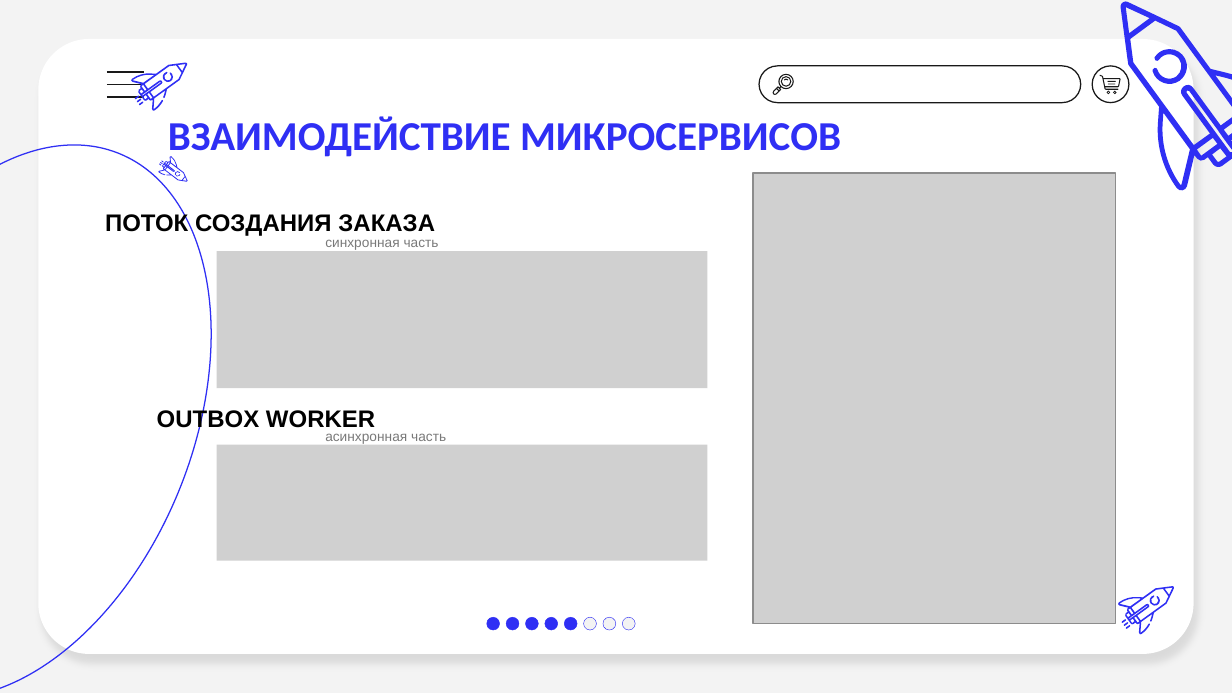
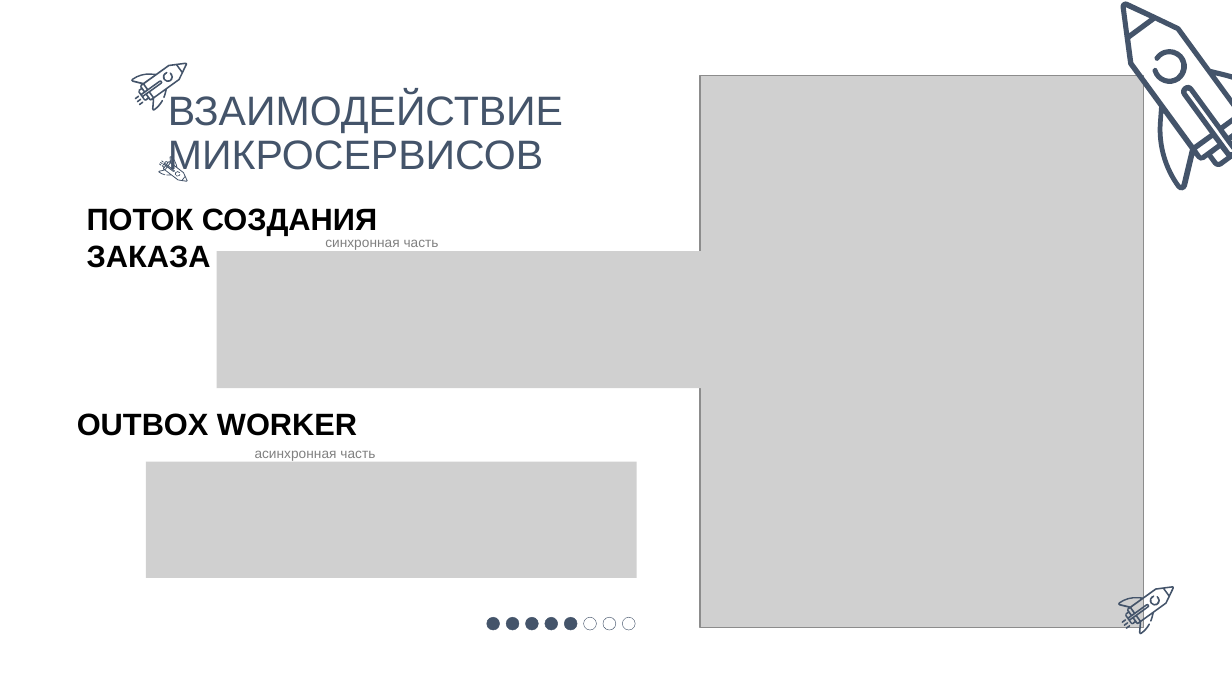
Before and after one commit to Kulikova-A18/Industrial_software_development_akulikova_final_project, a slide deck: slide 7 of Итоговая_работа_КуликоваАВ.pptx. Drawn at 1232x693 pixels with LibreOffice and Linux fonts; fonts in the diff are those of the drawing; grey boxes stand for pictures. Boxes give left, top, right and bottom in pixels: in the first picture for what was removed or moved away, otherwise in the second. Text is boxed around its words. In the diff, an @@ line names an element or a change of style, - is before the commit and + after.

```diff
--- a/Итоговая_работа_КуликоваАВ.pptx
+++ b/Итоговая_работа_КуликоваАВ.pptx
@@ background #F3F3F3 to #FFFFFF @@
@@ rounded rectangle removed at (x1=38, y1=39, x2=1194, y2=654) @@
@@ ellipse removed at (x1=0, y1=86, x2=287, y2=693) @@
@@ picture resized from (x1=753, y1=172, x2=1115, y2=623) to (x1=700, y1=75, x2=1143, y2=627) @@
@@ group removed at (x1=107, y1=65, x2=1130, y2=102): 8 freeform shapes, 3 lines, 1 rounded rectangle, 1 ellipse @@
@@ title "ВЗАИМОДЕЙСТВИЕ МИКРОСЕРВИСОВ" at (x1=168, y1=92, x2=563, y2=178): font Calibri to Arial, text colour #2F2FF4 to #44546A, bold off; line spacing 1 to 0.9 @@
@@ fill #2F2FF4 to #44546A in 17 elements at (x1=1121, y1=618, x2=1126, y2=623), (x1=1126, y1=624, x2=1130, y2=629), (x1=1123, y1=622, x2=1128, y2=626), (x1=1114, y1=578, x2=1174, y2=638), (x1=1148, y1=595, x2=1162, y2=607), (x1=1094, y1=0, x2=1232, y2=205), (x1=1151, y1=40, x2=1190, y2=89), (x1=134, y1=94, x2=139, y2=99), (x1=139, y1=101, x2=143, y2=105), (x1=136, y1=98, x2=141, y2=103), (x1=127, y1=54, x2=187, y2=115), (x1=161, y1=72, x2=176, y2=84), (x1=161, y1=160, x2=164, y2=163), (x1=159, y1=164, x2=162, y2=166), (x1=160, y1=162, x2=163, y2=165), (x1=157, y1=153, x2=187, y2=185), (x1=174, y1=170, x2=180, y2=178) @@
@@ text "ПОТОК СОЗДАНИЯ ЗАКАЗА" moved from (x1=105, y1=212, x2=435, y2=236) to (x1=87, y1=208, x2=377, y2=268) @@
@@ text "ПОТОК СОЗДАНИЯ ЗАКАЗА" at (x1=87, y1=208, x2=377, y2=268): size 14 to 18 pt @@
@@ text "синхронная часть" at (x1=325, y1=239, x2=439, y2=250): text colour #7A7A7A to #808080 @@
@@ text "OUTBOX WORKER" at (x1=77, y1=413, x2=357, y2=436): size 14 to 18 pt @@
@@ text "OUTBOX WORKER" moved from (x1=157, y1=407, x2=375, y2=432) to (x1=77, y1=413, x2=357, y2=436) @@
@@ text "асинхронная часть" at (x1=255, y1=450, x2=375, y2=461): text colour #7A7A7A to #808080 @@
@@ text "асинхронная часть" moved from (x1=325, y1=433, x2=446, y2=444) to (x1=255, y1=450, x2=375, y2=461) @@
@@ picture moved from (x1=217, y1=445, x2=707, y2=561) to (x1=145, y1=462, x2=636, y2=578) @@
@@ fill #2F2FF4 to #44546A; outline #2F2FF4 0.25 pt to #44546A 0.25 pt in 5 elements at (x1=506, y1=617, x2=519, y2=630), (x1=526, y1=617, x2=538, y2=630), (x1=545, y1=617, x2=557, y2=630), (x1=564, y1=617, x2=577, y2=630), (x1=487, y1=617, x2=499, y2=630) @@
@@ fill #F3F3F3 to #FFFFFF; outline #2F2FF4 0.25 pt to #44546A 0.25 pt in 3 elements at (x1=584, y1=617, x2=596, y2=630), (x1=602, y1=617, x2=615, y2=630), (x1=622, y1=617, x2=634, y2=630) @@
```
Also in this commit, not shown: 12 other slides changed, 1 other file.
